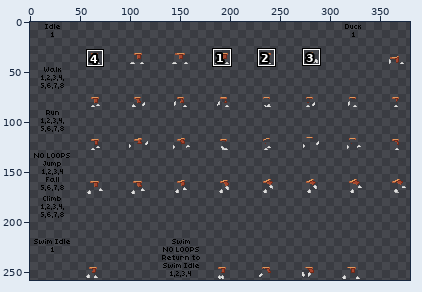
Edited in one commit: sprite sheet (items/armors/webber/webber-outfit1/pants.png). The picture above shows the old version from afar; the outline marks the close-up.
Close-up. First the earlier version:
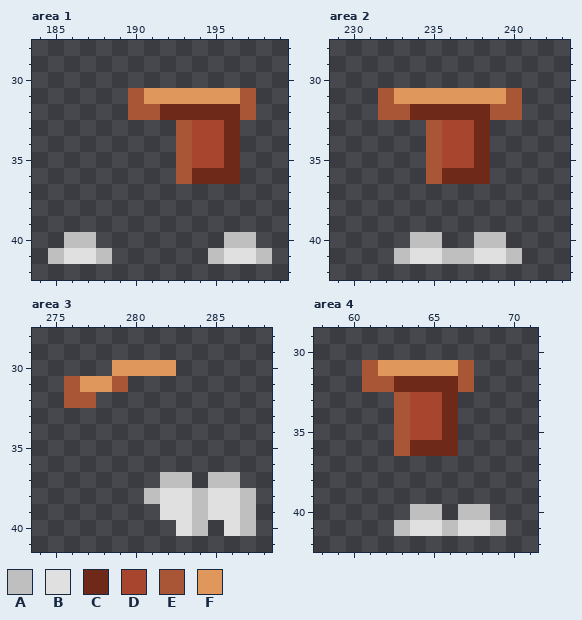
The file is 387x258 pixels. Shown: area 1: x 184..199, y 28..42; area 2: x 229..243, y 28..42; area 3: x 274..288, y 28..41; area 4: x 58..71, y 29..42. The wide view leaves out empty margins. The commit also changed other parts of the picture, which this record leaves out.
Palette (. is transparent): A #bfbfbf  B #e0e0e0  C #6f2919  D #a7452e  E #a85636  F #e0975c
Pixels before, area 1, first column x 185:
31 .....EFFFFFFE.
32 .....EECCCCCE.
33 ........EDDC..
34 ........EDDC..
35 ........EDDC..
36 ........ECCC..
37 ..............
38 ..............
39 ..............
40 .AA........AA.
41 ABBA......ABBA
Pixels before, area 2, first column x 232:
31 EFFFFFFFE
32 EECCCCCEE
33 ...EDDC..
34 ...EDDC..
35 ...EDDC..
36 ...ECCC..
37 .........
38 .........
39 .........
40 ..AA..AA.
41 .ABBAABBA
Pixels before, area 3, first column x 276:
30 ...FFFF.....
31 EFFE........
32 EE..........
33 ............
34 ............
35 ............
36 ............
37 ......AA.AA.
38 .....ABBABBA
39 ......BBABBA
40 .......BA.BA
Pixels before, area 4, first column x 61:
31 EFFFFFE..
32 EECCCCE..
33 ..EDDC...
34 ..EDDC...
35 ..EDDC...
36 ..ECCC...
37 .........
38 .........
39 .........
40 ...AA.AA.
41 ..ABBABBA
Now the later version:
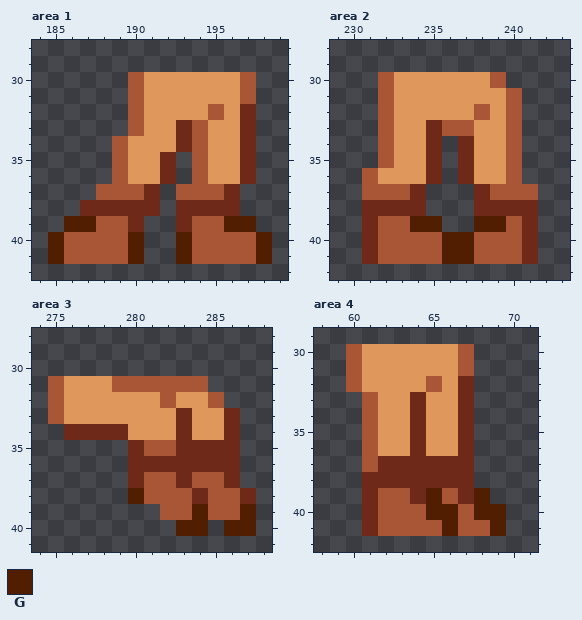
Colours new in this view: G #511e01
Changes in this commit:
{"where": "area 1"}
{"y":30,"x":190,"old":"........","new":"EFFFFFFE"}
{"y":32,"x":191,"old":"ECCCCCE","new":"FFFFEFC"}
{"y":33,"x":190,"old":"...EDDC.","new":"EFFCEFFC"}
{"y":34,"x":189,"old":"....EDDC.","new":"EFFFCEFFC"}
{"y":35,"x":189,"old":"....EDDC.","new":"EFFC.EFFC"}
{"y":36,"x":189,"old":"....ECCC.","new":"EFFC.EFFC"}
{"y":37,"x":188,"old":"....","new":"EEEC"}
{"y":37,"x":193,"old":"....","new":"EEEC"}
{"y":38,"x":187,"old":".....","new":"CCCCC"}
{"y":38,"x":193,"old":"....","new":"CCCC"}
{"y":39,"x":186,"old":".....","new":"GGEEC"}
{"y":39,"x":193,"old":".....","new":"CEEGG"}
{"y":40,"x":185,"old":".AA...","new":"GEEEEG"}
{"y":40,"x":193,"old":"...AA.","new":"GEEEEG"}
{"y":41,"x":185,"old":"ABBA..","new":"GEEEEG"}
{"y":41,"x":193,"old":"..ABBA","new":"GEEEEG"}
{"where": "area 2"}
{"y":30,"x":232,"old":"........","new":"EFFFFFFE"}
{"y":32,"x":233,"old":"ECCCCCE","new":"FFFFFEF"}
{"y":33,"x":232,"old":"...EDDC..","new":"EFFCEEFFE"}
{"y":34,"x":232,"old":"...EDDC..","new":"EFFC.CFFE"}
{"y":35,"x":232,"old":"...EDDC..","new":"EFFC.CFFE"}
{"y":36,"x":231,"old":"....EC","new":"EFFFC."}
{"y":36,"x":238,"old":"C..","new":"FFE"}
{"y":37,"x":231,"old":"....","new":"EEEC"}
{"y":37,"x":238,"old":"....","new":"CEEE"}
{"y":38,"x":231,"old":"....","new":"CCCC"}
{"y":38,"x":238,"old":"....","new":"CCCC"}
{"y":39,"x":231,"old":".....","new":"CEEGG"}
{"y":39,"x":238,"old":"....","new":"GGEC"}
{"y":40,"x":231,"old":"...AA..AA..","new":"CEEEEGGEEEC"}
{"y":41,"x":231,"old":"..ABBAABBA.","new":"CEEEEGGEEEC"}
{"where": "area 3"}
{"y":30,"x":279,"old":"FFFF","new":"...."}
{"y":31,"x":275,"old":".E","new":"EF"}
{"y":31,"x":280,"old":".....","new":"EEEEE"}
{"y":32,"x":275,"old":".EE........","new":"EFFFFFFEFFE"}
{"y":33,"x":275,"old":"............","new":"EFFFFFFFCFFC"}
{"y":34,"x":276,"old":"...........","new":"CCCCFFFCFFC"}
{"y":35,"x":280,"old":".......","new":"CEECCCC"}
{"y":36,"x":280,"old":".......","new":"CCCCCCC"}
{"y":37,"x":280,"old":"..AA.AA","new":"CEECEEC"}
{"y":38,"x":280,"old":".ABBABBA","new":"GEEECEEC"}
{"y":39,"x":282,"old":"BBABBA","new":"EEGEEG"}
{"y":40,"x":283,"old":"BA","new":"GG"}
{"y":40,"x":286,"old":"BA","new":"GG"}
{"where": "area 4"}
{"y":30,"x":60,"old":"........","new":"EFFFFFFE"}
{"y":31,"x":60,"old":".E","new":"EF"}
{"y":32,"x":60,"old":".EECCCCE","new":"EFFFFEFC"}
{"y":33,"x":61,"old":"..EDDC.","new":"EFFCFFC"}
{"y":34,"x":61,"old":"..EDDC.","new":"EFFCFFC"}
{"y":35,"x":61,"old":"..EDDC.","new":"EFFCFFC"}
{"y":36,"x":61,"old":"..E","new":"EFF"}
{"y":36,"x":65,"old":"CC.","new":"FFC"}
{"y":37,"x":61,"old":".......","new":"ECCCCCC"}
{"y":38,"x":61,"old":".......","new":"CCCCCCC"}
{"y":39,"x":61,"old":"........","new":"CEECGECG"}
{"y":40,"x":61,"old":"...AA.AA.","new":"CEEEGGEGG"}
{"y":41,"x":61,"old":"..ABBABBA","new":"CEEEEGEEG"}
